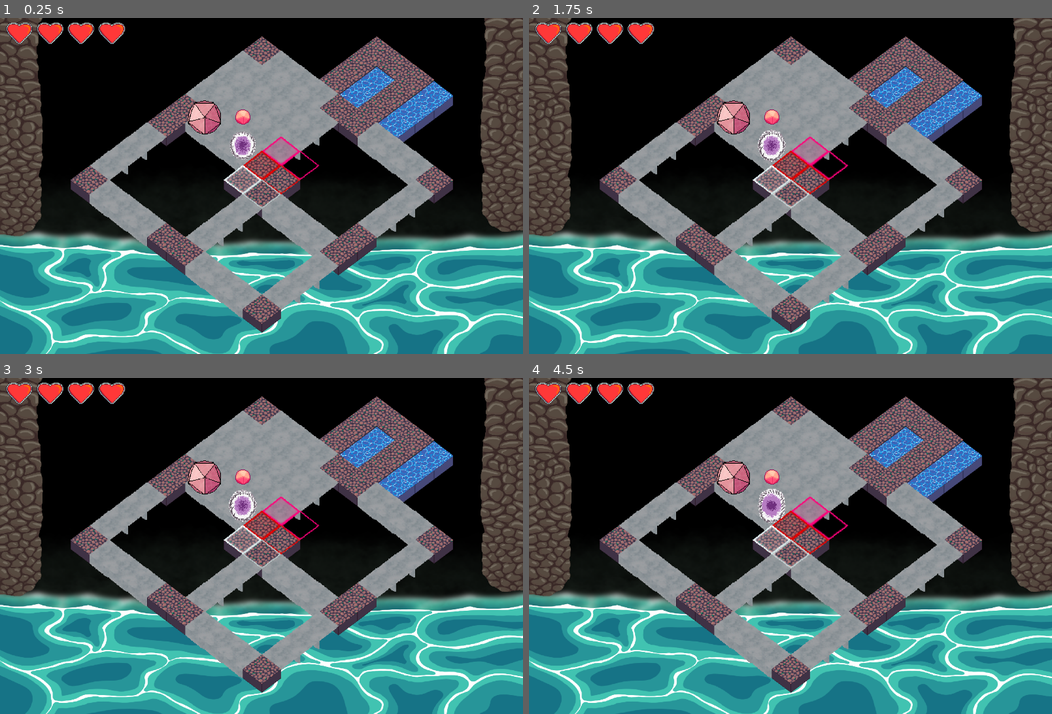
Above: before the commit, frames 1-4 (two rows, left to right).
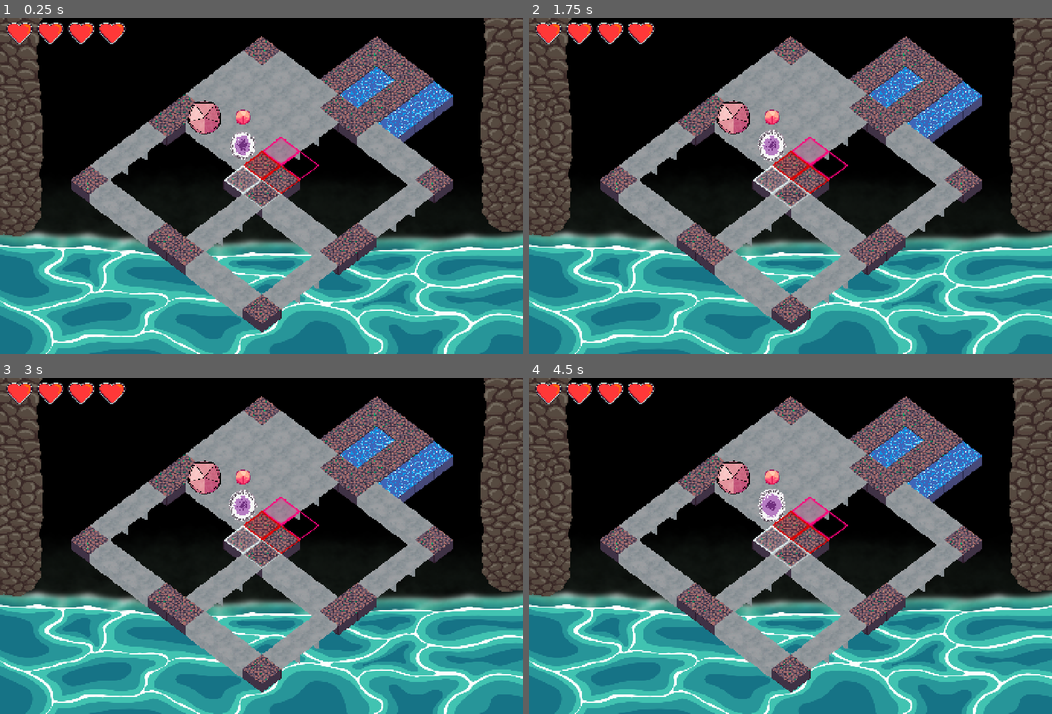
Above: after the commit, the same moments.

Repository: Jack0nail/SiberiaGameJam
Game: Godot game, scene res://node.tscn
Two runs of this game, one before a commit and one after it. Both use one fixed random seed, a clock stepped at 60 frames per second and the inputs below.
Inputs (mouse positions are in pixels of both pictures, inside the frame that each line leads up to):
- Up to frame 1 (0.25 s): no input
- Up to frame 2 (1.75 s): move the mouse to (905, 169) at 0.52 s; click (905, 169) at 0.6 s; move the mouse to (685, 202) at 1.27 s; click (685, 202) at 1.35 s
- Up to frame 3 (3 s): move the mouse to (313, 472) at 2.02 s; click (313, 472) at 2.1 s; move the mouse to (235, 613) at 2.77 s; click (235, 613) at 2.85 s
- Up to frame 4 (4.5 s): move the mouse to (947, 596) at 3.52 s; click (947, 596) at 3.6 s; move the mouse to (633, 495) at 4.27 s; click (633, 495) at 4.35 s

The runs differ from the first frame. In frame 1, 7.4% of the frame differs, in the area x 0-100%, y 0-100%; in frame 2, 7.5%; in frame 3, 7.5%; in frame 4, 7.5%.
Error in both runs: Trying to assign value of type 'Nil' to a variable of type 'Dictionary'. (res://mainnode.gd:35)

Commit message:
feat: Масштаб + gitignore

Diff:
--- a/project.godot
+++ b/project.godot
@@ -19,7 +19,12 @@
 
 window/size/viewport_width=1400
 window/size/viewport_height=900
-window/size/resizable=false
+window/size/resizable=true
+
+window/size/min_width=1400
+window/size/min_height=900
+window/stretch/mode="canvas_items"
+window/stretch/aspect="keep"
 
 [input]
 
Not shown, changed: .gitignore
